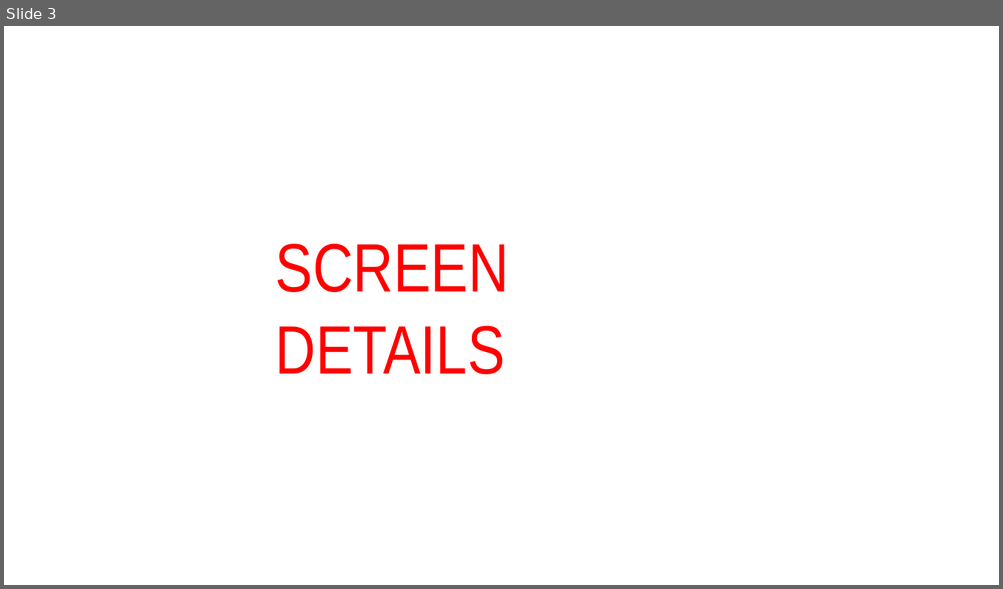
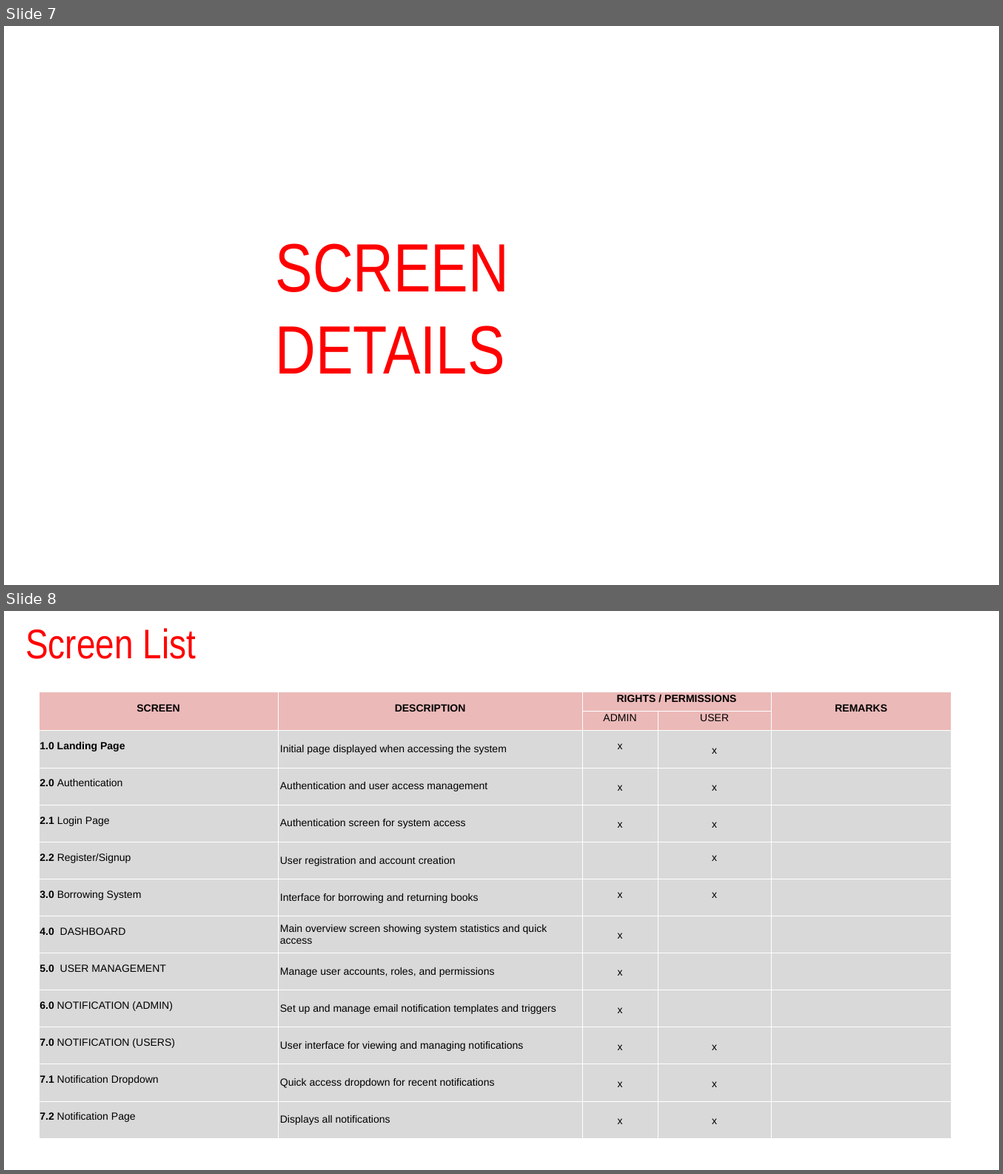
Before and after one commit to Erudi787/book-buddi, a slide deck: Documentation/High Level Design/Alliance Low Code Program_HLD_G6_BookBuddi.pptx. Shown one above the other, each under a label of ours: slide 3 before the commit, slides 7 and 8 after it. The pictures are 1003x589 and 1003x1174 pixels, drawn with LibreOffice and Linux fonts; fonts in the diff are those of the drawing; background and template pictures are left out. Boxes give left, top, right and bottom in pixels: in the first picture for what was removed or moved away, otherwise in the second. Text is boxed around its words. In the diff, an @@ line names an element or a change of style, - is before the commit and + after.

```diff
--- a/Documentation/High Level Design/Alliance Low Code Program_HLD_G6_BookBuddi.pptx
+++ b/Documentation/High Level Design/Alliance Low Code Program_HLD_G6_BookBuddi.pptx
@@ slide 8 added at <box>4,611,999,1170</box>, background picture (left out) @@
@@ text added at <box>25,628,196,659</box>, 80 pt, text #FF0000 @@
+Screen List
@@ table added at <box>39,692,950,1139</box>, 13 rows, 5 columns @@
+SCREEN | DESCRIPTION | RIGHTS / PERMISSIONS |  | REMARKS
+ |  | ADMIN | USER | 
+1.0 Landing Page | Initial page displayed when accessing the system | x | x | 
+2.0 Authentication | Authentication and user access management | x | x | 
+2.1 Login Page | Authentication screen for system access | x | x | 
+2.2 Register/Signup | User registration and account creation |  | x | 
+3.0 Borrowing System | Interface for borrowing and returning books | x | x | 
+4.0 DASHBOARD | Main overview screen showing system statistics and quick access | x |  | 
+5.0 USER MANAGEMENT | Manage user accounts, roles, and permissions | x |  | 
+6.0 NOTIFICATION (ADMIN) | Set up and manage email notification templates and triggers | x |  | 
+7.0 NOTIFICATION (USERS) | User interface for viewing and managing notifications | x | x | 
+7.1 Notification Dropdown | Quick access dropdown for recent notifications | x | x | 
+7.2 Notification Page | Displays all notifications | x | x | 
@@ what was slide 3 is now slide 7 @@
```
Also in this commit, not shown: 4 slides changed, 95 other slides added, 1 slide removed, 4 other files.
